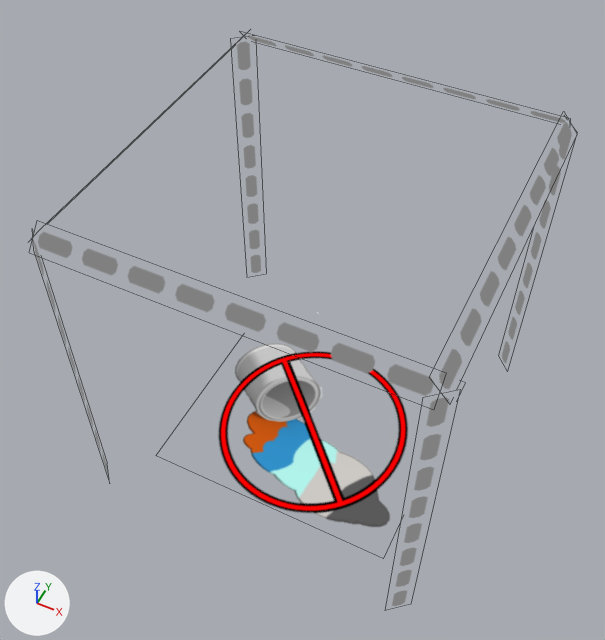
The Blender file models/editor/clean/antigel_marker/antigel.blend: old version first, new version second.
Both versions are drawn from a camera (50 mm lens) standing at (83.1, -178.4, 215.7) and looking at (-4.0, -4.2, -2.0). Lighting does not change. The marker at lower left points along +X, +Y and +Z. Mesh edges are drawn as thin lines on the coarser meshes.

Names of what the first picture shows: 'Diag Cube', 'Symbol'.
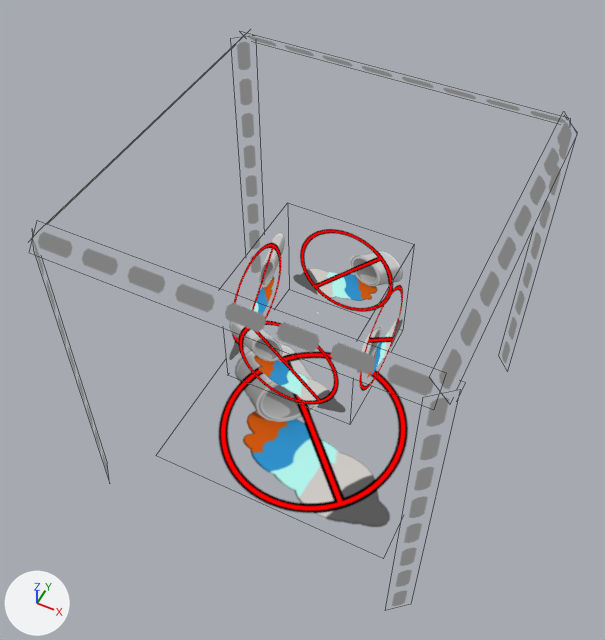
Commit message: Add additional variants for antigel markers

ob_rot is not drawn itself; it is used by a modifier of ob_diag_cube.

Boxes [x1, y1, x2, y2] around the edits, measured in the pictures (605 x 640 px):
'Diag Cube', reshaped
    both: [29, 31, 577, 611]
'Voxel Icon', shown, added
    after: [220, 203, 414, 425]

Edits to the bpy script that builds the scene:
```text
Add me_cube_003:
    me_cube_003.from_pydata(...)  # 4 vertices, 1 face; spans x -24.0..24.0, y -24.0, z -22.0..22.0
    me_cube_003.materials.append(mat_antigel_sheet)
Change ob_rot:
    remove ob_rot.hide_set(True)
Add ob_voxel_icon:
    ob_voxel_icon = bpy.data.objects.new('Voxel Icon', me_cube_003)
    ob_voxel_icon.location = (0.0, 0.0, 0.0)
    _m = ob_voxel_icon.modifiers.new('Array', 'ARRAY')
    _m.count = 4
    _m.use_relative_offset = False
    _m.use_object_offset = True
    _m.offset_object = ob_rot
```
